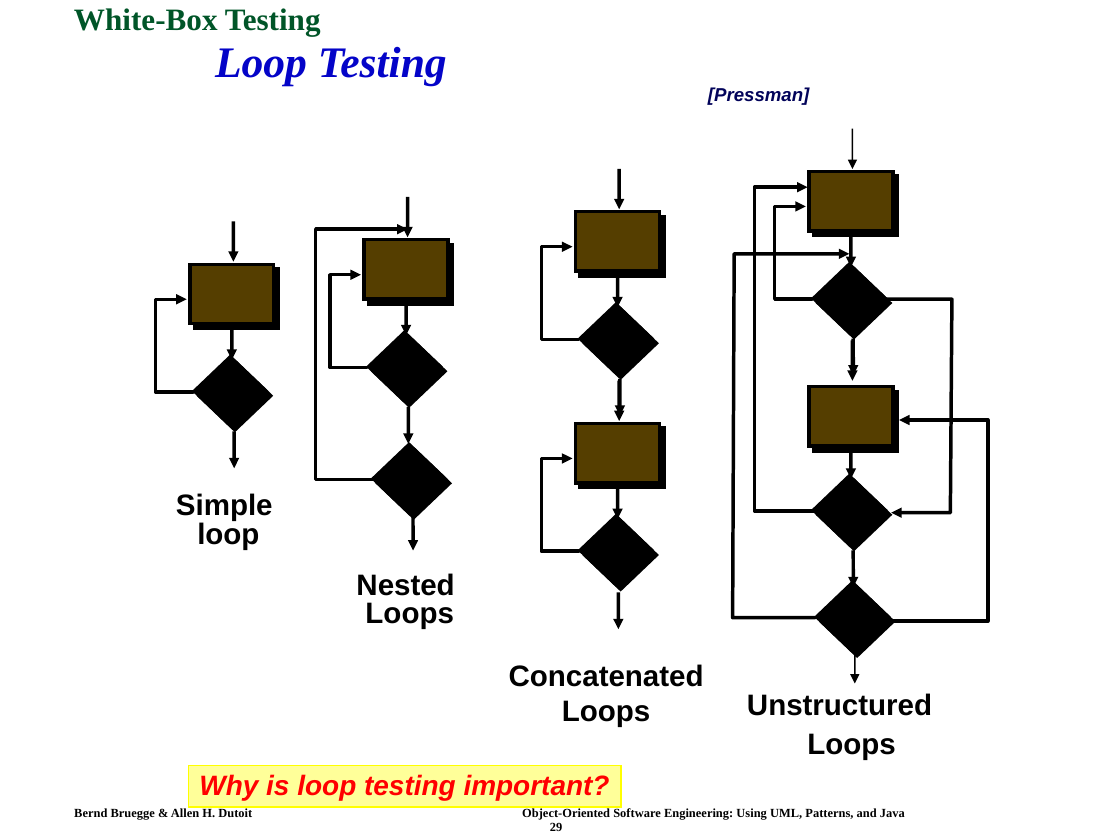
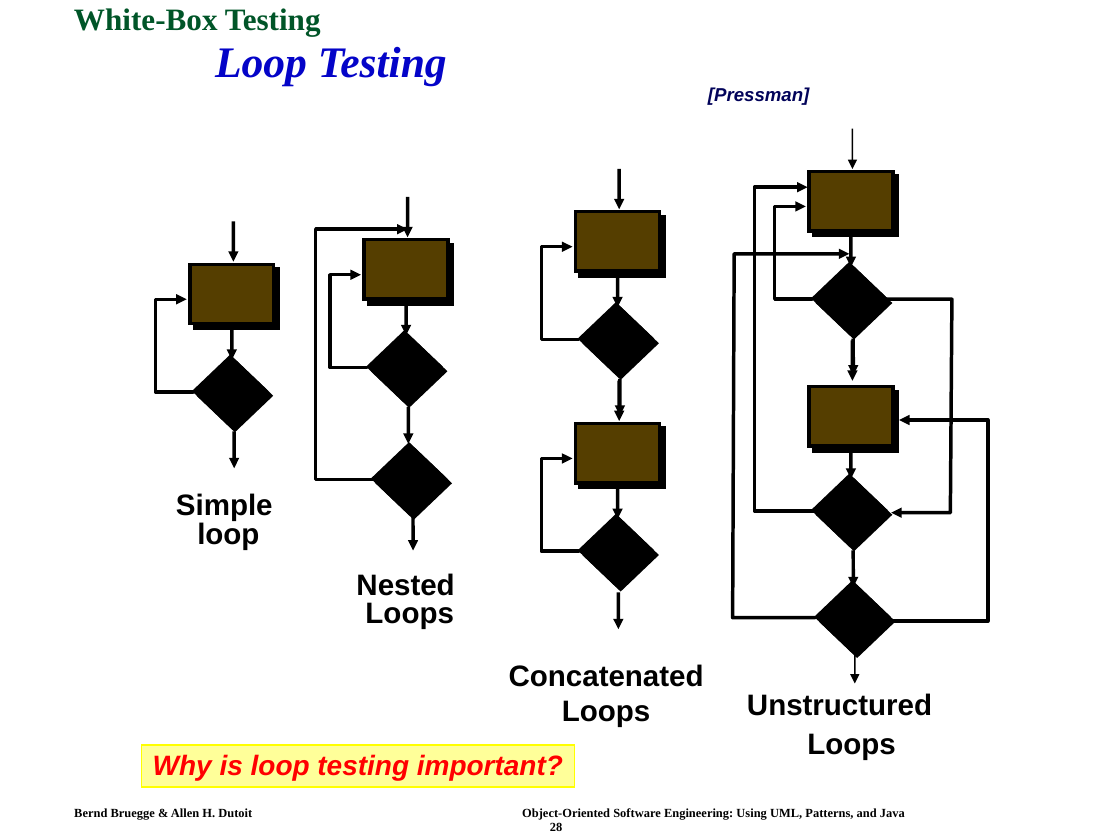
Before and after one commit to swtv-kaist/cs350-fall25, a slide deck: slide 28 of slides/lec21-ch11-testing-OOSE.ppt (slide 29 before the commit). Drawn at 1120x840 pixels with LibreOffice and Linux fonts; fonts in the diff are those of the drawing. Boxes give left, top, right and bottom in pixels: in the first picture for what was removed or moved away, otherwise in the second. Text is boxed around its words. In the diff, an @@ line names an element or a change of style, - is before the commit and + after.

```diff
--- a/slides/lec21-ch11-testing-OOSE.ppt
+++ b/slides/lec21-ch11-testing-OOSE.ppt
@@ rectangle "Why is loop testing important?": place and size @@
-rectangle "Why is loop testing important?" at <box>188,765,620,806</box>
+rectangle "Why is loop testing important?" at <box>142,745,575,786</box>
@@ text at <box>74,808,905,831</box>: text changed @@
-Bernd Bruegge & Allen H. Dutoit Object-Oriented Software Engineering: Using UML, Patterns, and Java 29
+Bernd Bruegge & Allen H. Dutoit Object-Oriented Software Engineering: Using UML, Patterns, and Java 28
```
Also in this commit, not shown: 9 other slides changed, 1 slide removed, 1 other file.
